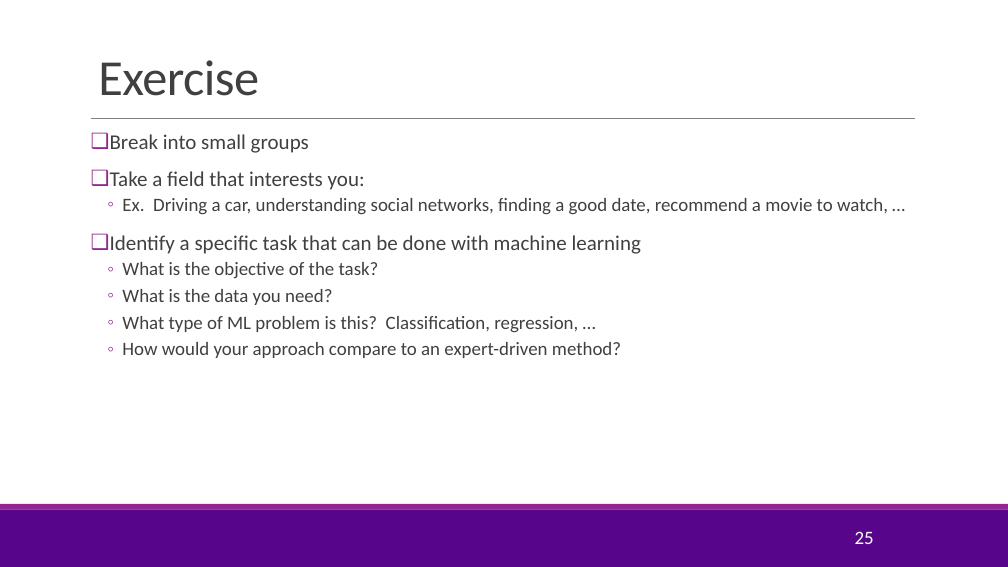
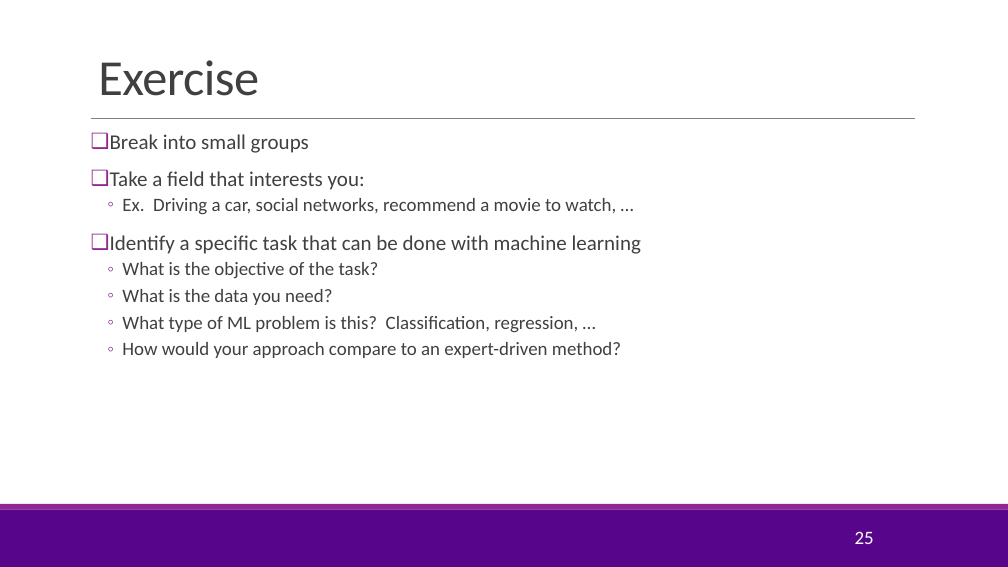
Before and after one commit to sdrangan/introml, a slide deck: slide 25 of lectures/Lect01_IntroML.pptx. Drawn at 1008x567 pixels with LibreOffice and Linux fonts; fonts in the diff are those of the drawing; background and template pictures are left out. Boxes give left, top, right and bottom in pixels: in the first picture for what was removed or moved away, otherwise in the second. Text is boxed around its words. In the diff, an @@ line names an element or a change of style, - is before the commit and + after.

```diff
--- a/lectures/Lect01_IntroML.pptx
+++ b/lectures/Lect01_IntroML.pptx
@@ text at [122, 198, 616, 215]: text changed @@
-  ◦ Ex. Driving a car, understanding social networks, finding a good date, recommend a movie to watch, …
+  ◦ Ex. Driving a car, social networks, recommend a movie to watch, …
```
Also in this commit, not shown: 2 other slides changed, 5 other files.
